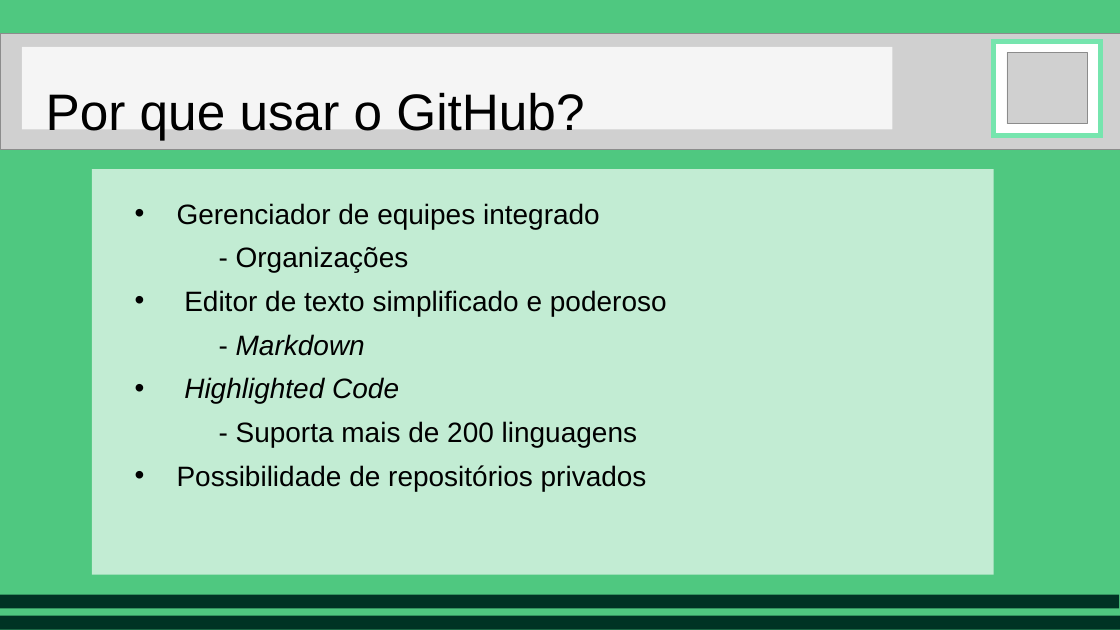
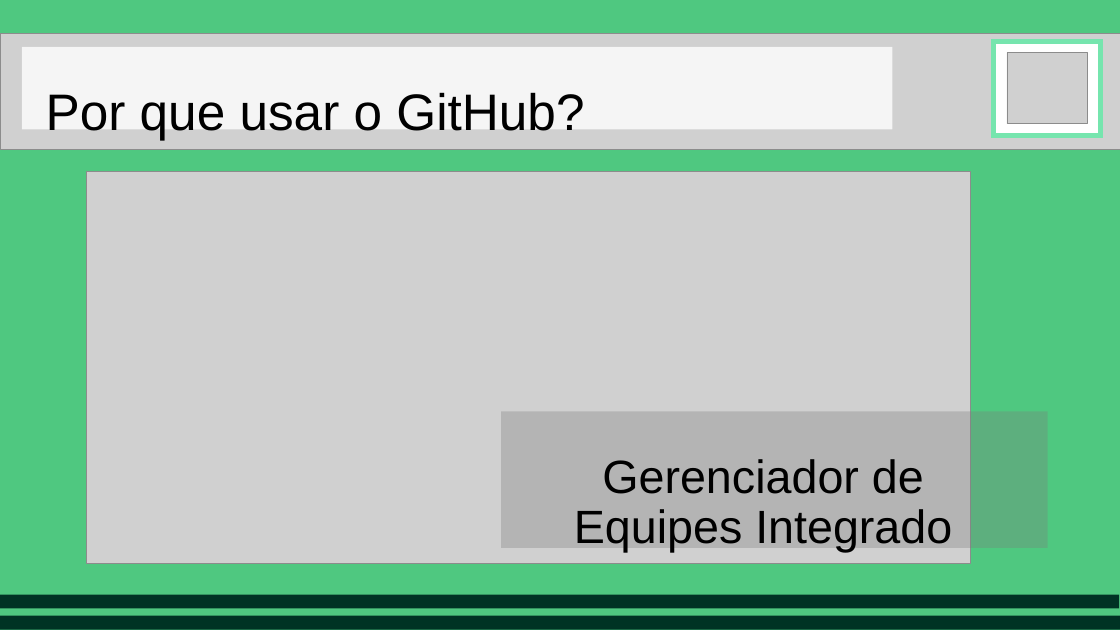
Before and after one commit to bispojr/ifce-crato, a slide deck: slide 38 of minicursos/git-e-github/slides.pptx (slide 32 before the commit). Drawn at 1120x630 pixels with LibreOffice and Linux fonts; fonts in the diff are those of the drawing; grey boxes stand for pictures. Boxes give left, top, right and bottom in pixels: in the first picture for what was removed or moved away, otherwise in the second. Text is boxed around its words. In the diff, an @@ line names an element or a change of style, - is before the commit and + after.

```diff
--- a/minicursos/git-e-github/slides.pptx
+++ b/minicursos/git-e-github/slides.pptx
@@ picture added at [87, 172, 970, 564] @@
@@ rectangle removed at [92, 169, 995, 575] @@
@@ rectangle added at [502, 412, 1048, 548], fill #7C7C7C at 32% opacity @@
@@ text "Gerenciador de Equipes Integrado" at [574, 459, 952, 553]: vertical alignment top to bottom @@
@@ text at [574, 459, 952, 553]: text changed; size 24 to 40 pt @@
-• Gerenciador de equipes integrado
-  - Organizações
-• Editor de texto simplificado e poderoso
-  - Markdown
-• Highlighted Code
-  - Suporta mais de 200 linguagens
-• Possibilidade de repositórios privados
+Gerenciador de Equipes Integrado
```
Also in this commit, not shown: 2 other slides changed, 9 slides added.
